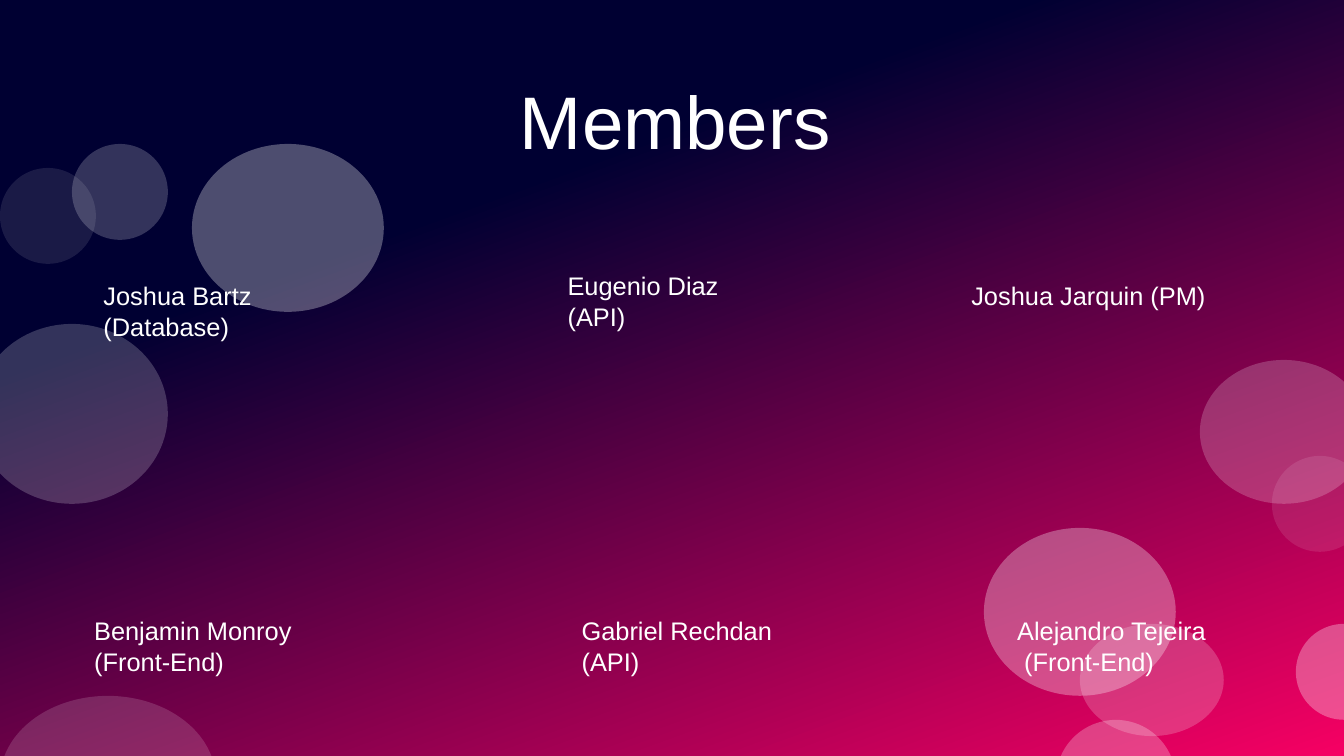
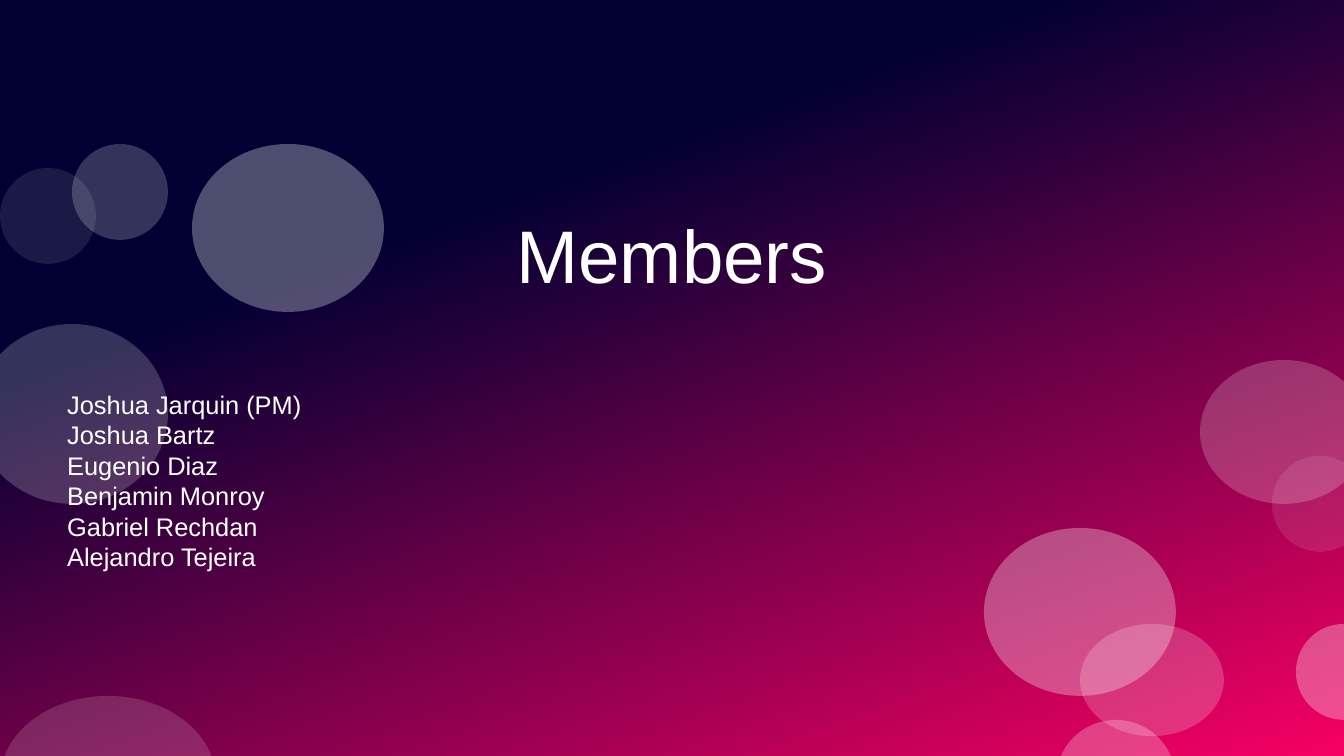
Before and after one commit to PrototypeProto/COP_4331_Small-Project, a slide deck: slide 2 of Pres.pptx. Drawn at 1344x756 pixels with LibreOffice and Linux fonts; fonts in the diff are those of the drawing. Boxes give left, top, right and bottom in pixels: in the first picture for what was removed or moved away, otherwise in the second. Text is boxed around its words. In the diff, an @@ line names an element or a change of style, - is before the commit and + after.

```diff
--- a/Pres.pptx
+++ b/Pres.pptx
@@ title "Members": place and size @@
-title "Members" at bbox=[520, 95, 830, 150]
+title "Members" at bbox=[516, 229, 826, 284]
@@ text removed at bbox=[103, 285, 251, 341] @@
-Joshua Bartz (Database)
@@ text removed at bbox=[568, 276, 719, 331] @@
-Eugenio Diaz (API)
@@ text removed at bbox=[971, 286, 1205, 311] @@
-Joshua Jarquin (PM)
@@ subtitle added at bbox=[67, 393, 301, 572], 15 pt, text #FFFFFF @@
+Joshua Jarquin (PM)
+Joshua Bartz
+Eugenio Diaz
+Benjamin Monroy
+Gabriel Rechdan
+Alejandro Tejeira
@@ text removed at bbox=[94, 621, 292, 676] @@
-Benjamin Monroy (Front-End)
@@ text removed at bbox=[582, 621, 772, 676] @@
-Gabriel Rechdan (API)
@@ text removed at bbox=[1017, 620, 1206, 676] @@
-Alejandro Tejeira (Front-End)
```
Also in this commit, not shown: 1 other slide changed, 5 slides added, 9 slides removed.
